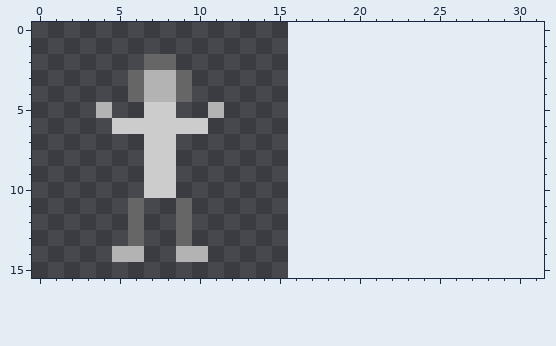
Pixel-art sprite, stored at art/Passenger.png. The picture above was drawn from the file before the commit.
The file is 16x16 pixels. The old version is drawn lined up with the new one, on the new canvas.
Once edited:
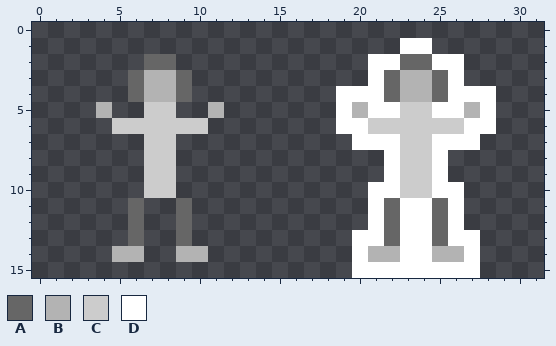
Palette (. is transparent): A #666666  B #b3b3b3  C #cccccc  D #ffffff
Difference:
canvas 16x16 -> 32x16
Colour A is added in row 2 at x 23 to 24; in rows 3 to 4 at x 22 and 25; in rows 11 to 13 at x 22 and 25.
Colour B is added in rows 3 to 4 at x 23 to 24; in row 5 at x 20 and 27; in row 14 at x 21 to 22 and 25 to 26.
Colour C is added in row 5 at x 23 to 24; in row 6 at x 21 to 26; in rows 7 to 10 at x 23 to 24.
Colour D is added in row 1 at x 23 to 24; in row 2 at x 21 to 22 and 25 to 26; in row 3 at x 21 and 26; in row 4 at x 19 to 21 and 26 to 28; in row 5 at x 19, 21 to 22, 25 to 26 and 28; in row 6 at x 19 to 20 and 27 to 28.
Colour D is added in row 7 at x 20 to 22 and 25 to 27; in rows 8 to 9 at x 22 and 25; in row 10 at x 21 to 22 and 25 to 26; in rows 11 to 12 at x 21, 23 to 24 and 26; in row 13 at x 20 to 21, 23 to 24 and 26 to 27; in row 14 at x 20, 23 to 24 and 27.
Colour D is added in row 15 at x 20 to 27.
Changed places in both pictures, as pixel boxes (x1, y1, x2, y2):
added: (336, 38, 496, 278)
